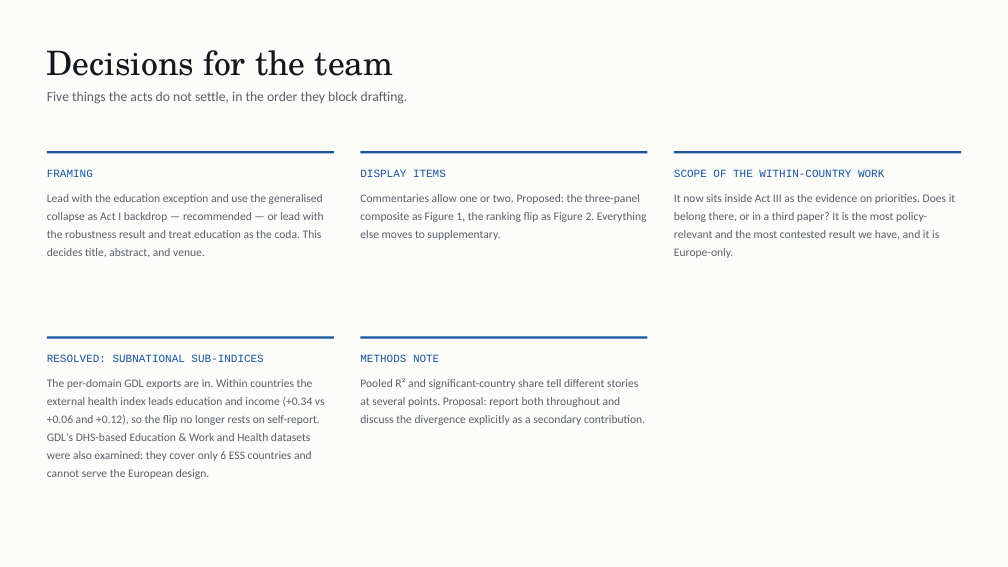
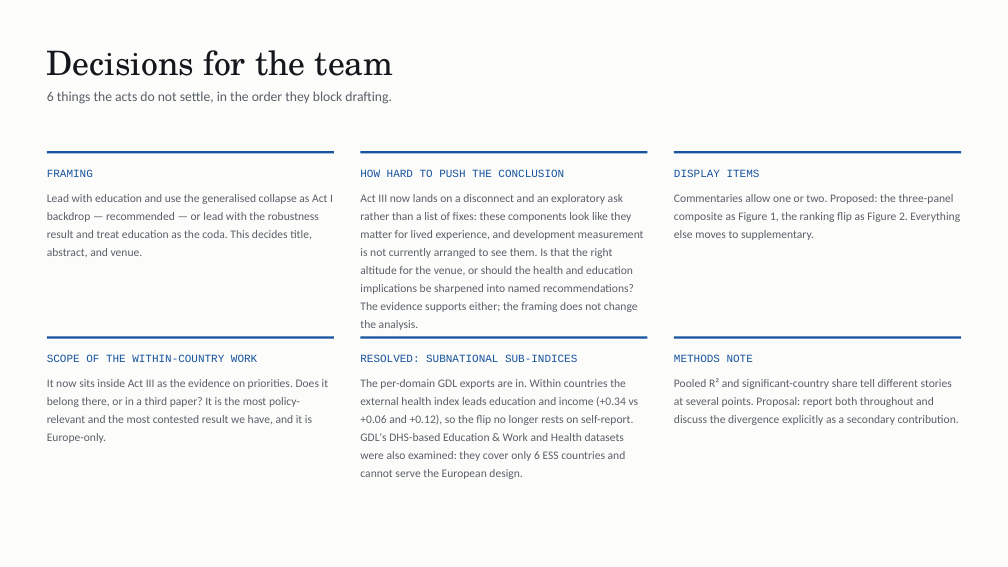
Before and after one commit to cwejnert/HDI-Happiness, a slide deck: slide 37 of deck/Measured_Where_It_Varies.pptx. Drawn at 1008x567 pixels with LibreOffice and Linux fonts; fonts in the diff are those of the drawing. Boxes give left, top, right and bottom in pixels: in the first picture for what was removed or moved away, otherwise in the second. Text is boxed around its words. In the diff, an @@ line names an element or a change of style, - is before the commit and + after.

```diff
--- a/deck/Measured_Where_It_Varies.pptx
+++ b/deck/Measured_Where_It_Varies.pptx
@@ text at (x1=47, y1=91, x2=392, y2=104): text changed @@
-Five things the acts do not settle, in the order they block drafting.
+6 things the acts do not settle, in the order they block drafting.
@@ text at (x1=360, y1=169, x2=644, y2=328): text changed @@
-DISPLAY ITEMS
-Commentaries allow one or two. Proposed: the three-panel composite as Figure 1, the ranking flip as Figure 2. Everything else moves to supplementary.
+HOW HARD TO PUSH THE CONCLUSION
+Act III now lands on a disconnect and an exploratory ask rather than a list of fixes: these components look like they matter for lived experience, and development measurement is not currently arranged to see them. Is that the right altitude for the venue, or should the health and education implications be sharpened into named recommendations? The evidence supports either; the framing does not change the analysis.
@@ text at (x1=674, y1=169, x2=960, y2=240): text changed @@
-SCOPE OF THE WITHIN-COUNTRY WORK
-It now sits inside Act III as the evidence on priorities. Does it belong there, or in a third paper? It is the most policy-relevant and the most contested result we have, and it is Europe-only.
+DISPLAY ITEMS
+Commentaries allow one or two. Proposed: the three-panel composite as Figure 1, the ranking flip as Figure 2. Everything else moves to supplementary.
@@ text at (x1=47, y1=194, x2=333, y2=257): text changed @@
-Lead with the education exception and use the generalised collapse as Act I backdrop — recommended — or lead with the robustness result and treat education as the coda. This decides title, abstract, and venue.
+Lead with education and use the generalised collapse as Act I backdrop — recommended — or lead with the robustness result and treat education as the coda. This decides title, abstract, and venue.
@@ text at (x1=47, y1=354, x2=329, y2=443): text changed @@
-RESOLVED: SUBNATIONAL SUB-INDICES
-The per-domain GDL exports are in. Within countries the external health index leads education and income (+0.34 vs +0.06 and +0.12), so the flip no longer rests on self-report. GDL's DHS-based Education & Work and Health datasets were also examined: they cover only 6 ESS countries and cannot serve the European design.
+SCOPE OF THE WITHIN-COUNTRY WORK
+It now sits inside Act III as the evidence on priorities. Does it belong there, or in a third paper? It is the most policy-relevant and the most contested result we have, and it is Europe-only.
@@ text at (x1=360, y1=354, x2=639, y2=479): text changed @@
-METHODS NOTE
-Pooled R² and significant-country share tell different stories at several points. Proposal: report both throughout and discuss the divergence explicitly as a secondary contribution.
+RESOLVED: SUBNATIONAL SUB-INDICES
+The per-domain GDL exports are in. Within countries the external health index leads education and income (+0.34 vs +0.06 and +0.12), so the flip no longer rests on self-report. GDL's DHS-based Education & Work and Health datasets were also examined: they cover only 6 ESS countries and cannot serve the European design.
@@ text added at (x1=674, y1=354, x2=959, y2=425), 11 pt, text #5A6068 @@
+METHODS NOTE
+Pooled R² and significant-country share tell different stories at several points. Proposal: report both throughout and discuss the divergence explicitly as a secondary contribution.
@@ rectangle added at (x1=675, y1=337, x2=962, y2=339), fill #17549E @@
```
Also in this commit, not shown: 10 other slides changed, 4 other files.
